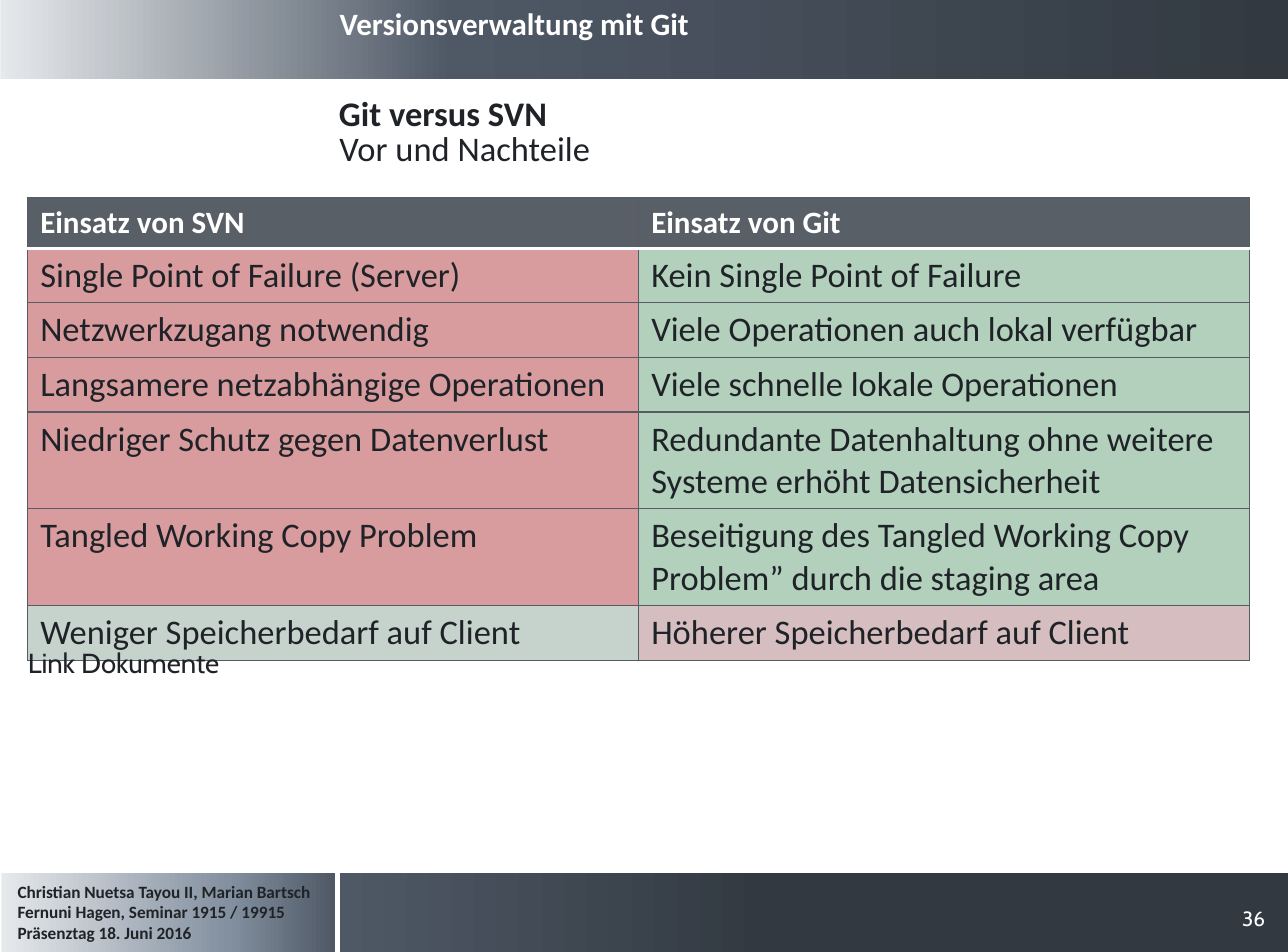
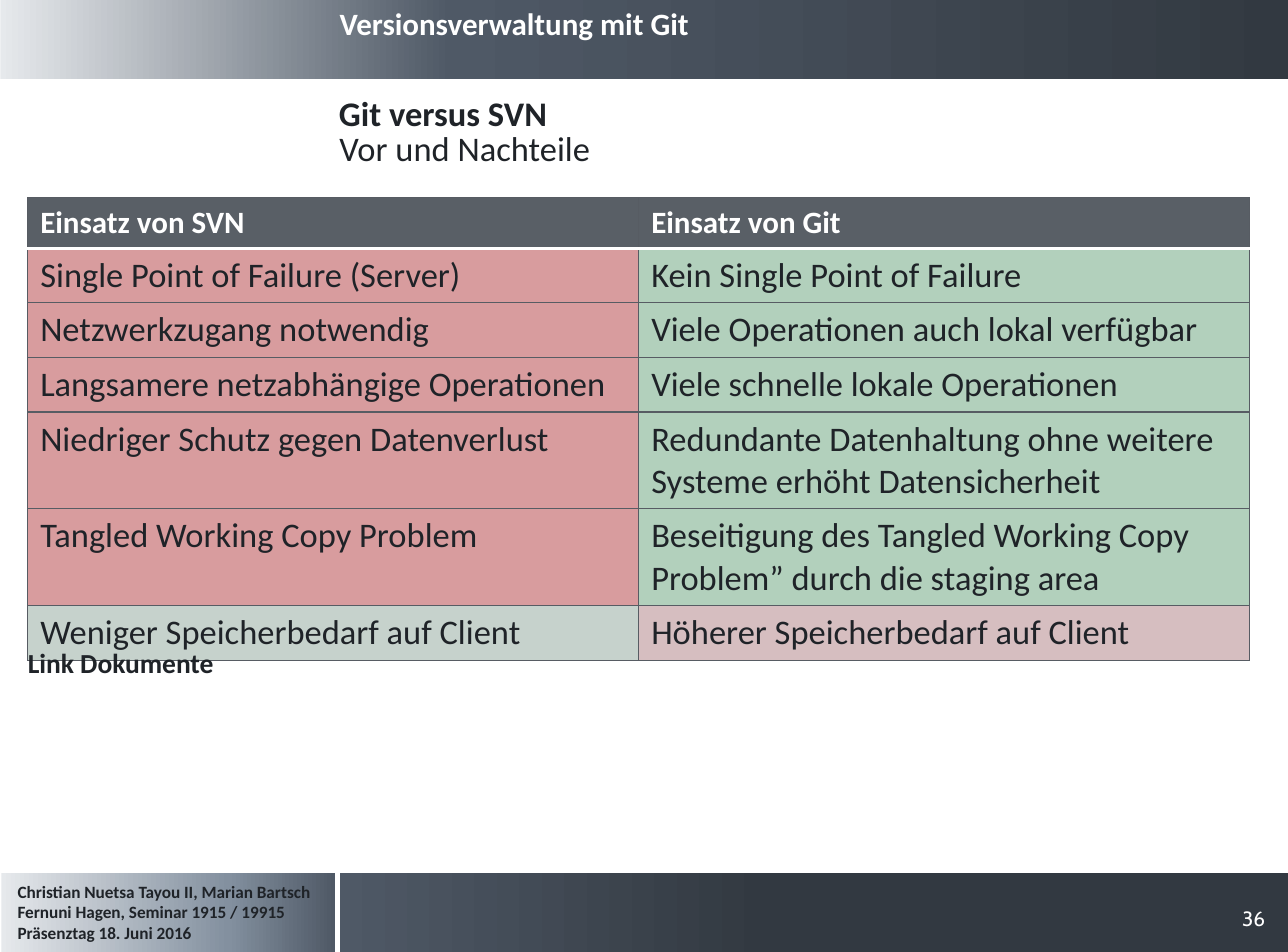
Before and after one commit to cristallin/git-project-seminar, a slide deck: slide 36 of Präsentation_Seminararbeit.pptx. Drawn at 1288x952 pixels with LibreOffice and Linux fonts; fonts in the diff are those of the drawing; background and template pictures are left out. Boxes give left, top, right and bottom in pixels: in the first picture for what was removed or moved away, otherwise in the second. Text is boxed around its words. In the diff, an @@ line names an element or a change of style, - is before the commit and + after.

```diff
--- a/Präsentation_Seminararbeit.pptx
+++ b/Präsentation_Seminararbeit.pptx
@@ text "Link Dokumente" at [28, 653, 213, 681]: font Cabin to Calibri, bold on @@
```
Also in this commit, not shown: 5 other slides changed.
